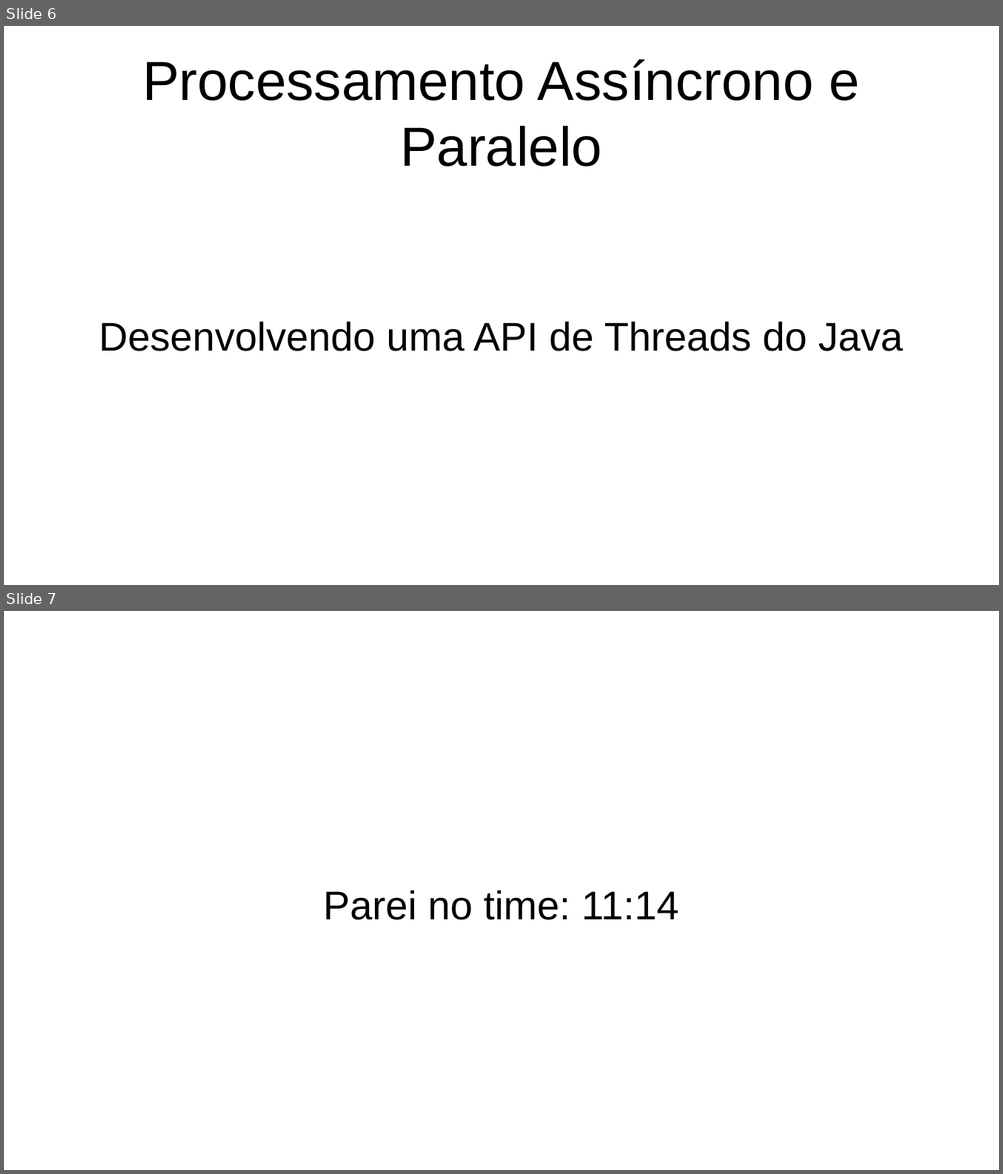
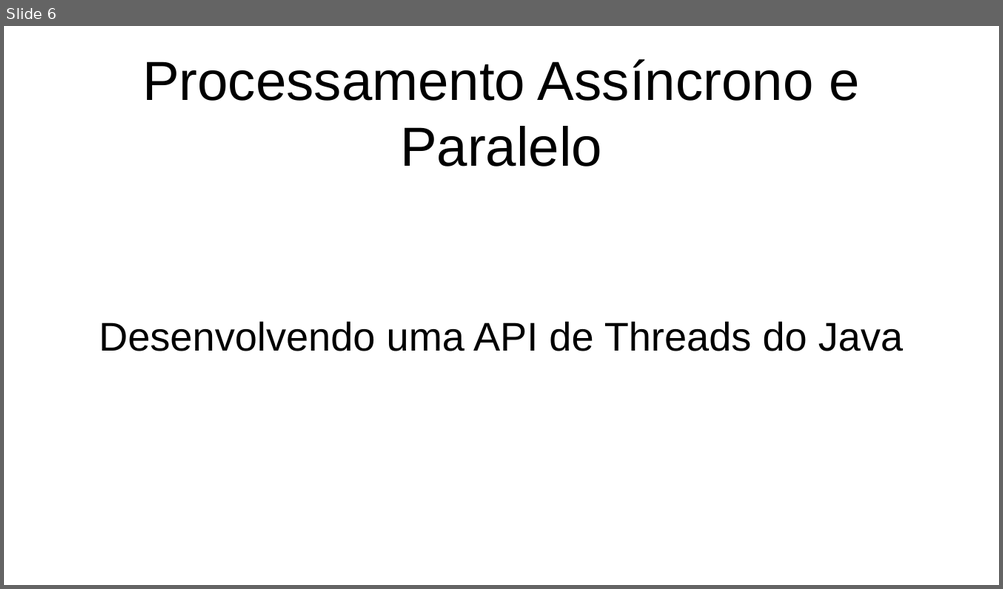
Before and after one commit to tiagogomes187/bootcamp_banco_inter, a slide deck: Processamento Assíncrono e Paralelo/Processamento Assíncrono e Paralelo.odp. Shown one above the other, each under a label of ours: slides 6 and 7 before the commit, slide 6 after it. The pictures are 1003x1174 and 1003x589 pixels, drawn with LibreOffice and Linux fonts; fonts in the diff are those of the drawing. Boxes give left, top, right and bottom in pixels: in the first picture for what was removed or moved away, otherwise in the second. Text is boxed around its words. In the diff, an @@ line names an element or a change of style, - is before the commit and + after.

```diff
--- a/Processamento Assíncrono e Paralelo/Processamento Assíncrono e Paralelo.odp
+++ b/Processamento Assíncrono e Paralelo/Processamento Assíncrono e Paralelo.odp
@@ slide 7 removed at box(4, 611, 999, 1170), background #FFFFFF @@
@@ text removed at box(323, 890, 679, 920) @@
-Parei no time: 11:14
```
Also in this commit, not shown: 10 slides added, 1 other file.
